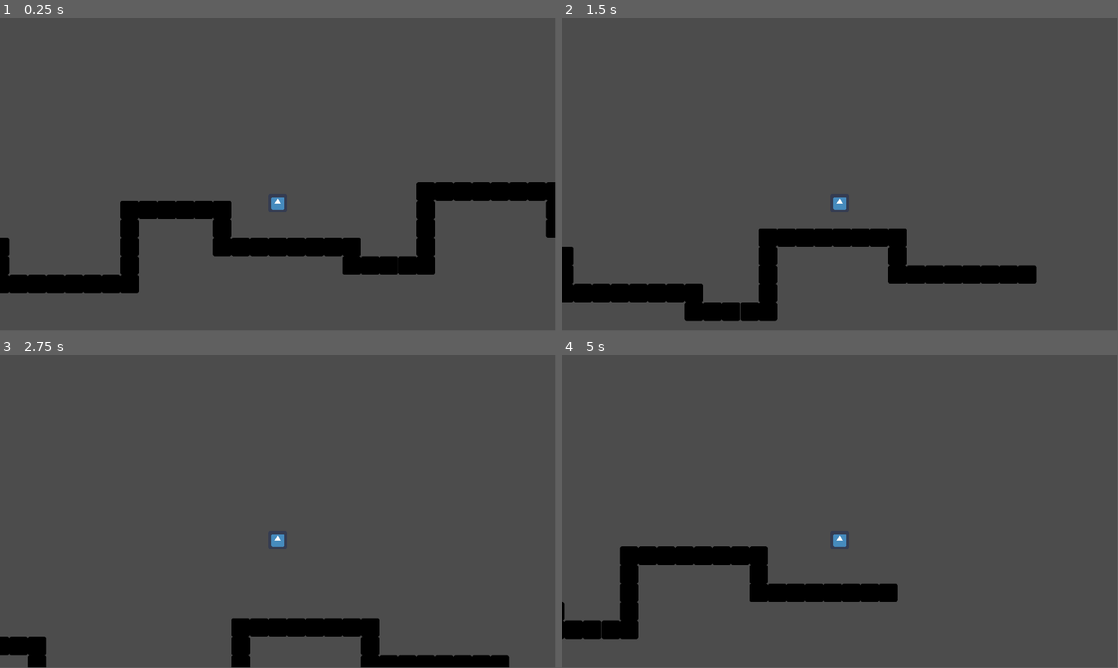
Above: before the commit, frames 1-4 (two rows, left to right).
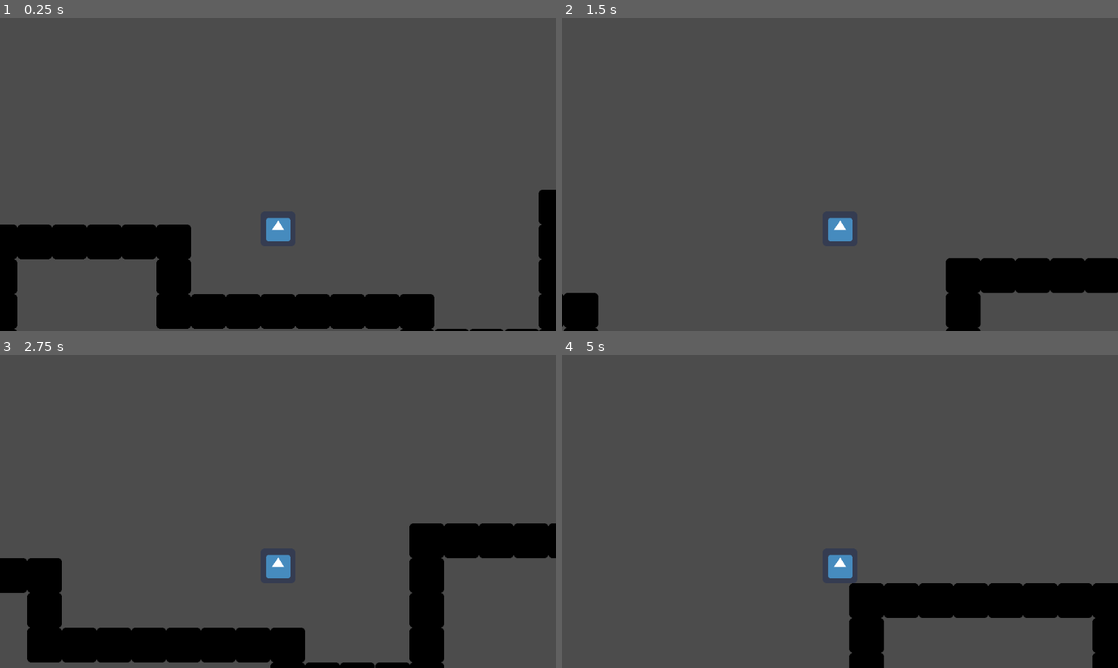
Above: after the commit, the same moments.

Repository: ThomasLalo/GameStuff
Game: Godot game, scene res://World.tscn
Same seed, same stepped clock (60 frames per second), same inputs: the game is played once before the commit and once after it. The engine's default icon, where the game draws it, is replaced by a stand-in: a white triangle on a blue panel in a dark square.
Inputs:
- Up to frame 1 (0.25 s): no input
- Up to frame 2 (1.5 s): hold Right (ui_right) from 0.53 s (still down); tap Up (ui_up) at 0.6, 0.77, 1.07, 1.35 s
- Up to frame 3 (2.75 s): tap Up (ui_up) at 1.52, 1.82, 2.1 s; release Right (ui_right) at 2.03 s; hold Left (ui_left) from 2.03 s (still down)
- Up to frame 4 (5 s): release Left (ui_left) at 2.78 s; hold Right (ui_right) 2.78-4.28 s; tap Up (ui_up) at 2.85, 3.02, 3.32, 3.6, 3.77, 4.07, 4.35, 4.52, 4.82 s; hold Left (ui_left) from 4.28 s (still down)
In our replay, the window is 799x449 before the commit and 800x450 after it. These sizes can differ from the game's own. Grey fills any space a smaller window leaves; there, only what the larger window draws over its background counts as a difference.

The runs differ from the first frame. In frame 1, 19% of the frame differs, in the area x 0-100%, y 52-100%; in frame 2, 9.5%; in frame 3, 15%; in frame 4, 11%.

Commit message:
double jump and run

Diff:
--- a/godotFiles/KinematicBody2D.gd
+++ b/godotFiles/KinematicBody2D.gd
@@ -2,23 +2,62 @@
 
 const UP = Vector2(0,-1)
 var motion = Vector2()
+var rightRunTimer = 0
+var leftRunTimer = 0
+var jumpFlag = true
 
 func _physics_process(delta):
 	motion.y += 20
 
-	if Input.is_action_pressed("ui_right"):
-		motion.x = 800
+	#move
+	if Input.is_action_pressed("ui_right") and rightRunTimer == 0:
+		motion.x = 300
+		if leftRunTimer > 0:
+			leftRunTimer -= 1
+	elif Input.is_action_pressed("ui_left") and leftRunTimer == 0:
+		motion.x = -300
+		if rightRunTimer > 0:
+			rightRunTimer -= 1
 
-	elif Input.is_action_pressed("ui_left"):
-		motion.x = -800
+	#run
+	elif Input.is_action_pressed("ui_right") and rightRunTimer > 1:
+		motion.x = 600
+		rightRunTimer = 2
+		if leftRunTimer > 0:
+			leftRunTimer -= 1
+	elif Input.is_action_pressed("ui_left") and leftRunTimer > 1:
+		motion.x = -600
+		leftRunTimer = 2
+		if rightRunTimer > 0:
+			rightRunTimer -= 1
 
+	#idle
 	else:
 		motion.x = 0
+		if leftRunTimer > 0:
+			leftRunTimer -= 1
+		if rightRunTimer > 0:
+			rightRunTimer -= 1
 
+	#timer management
+	if Input.is_action_just_released("ui_right") and rightRunTimer == 0:
+		rightRunTimer = 10
+	if Input.is_action_just_released("ui_left") and leftRunTimer == 0:
+		leftRunTimer = 10
+
+	#jump
 	if is_on_floor():
+		jumpFlag = true
 		if Input.is_action_just_pressed("ui_up"):
-			motion.y = -800
+			motion.y = -600
 
+
+	#double jump
+	if not is_on_floor():
+		if Input.is_action_just_pressed("ui_up") and jumpFlag == true:
+			motion.y = -600
+			jumpFlag = false
+
+	#updates movement in frame, as well as reseting gravity
 	motion = move_and_slide(motion, UP)
-
 	pass
--- a/godotFiles/World.tscn
+++ b/godotFiles/World.tscn
@@ -12,7 +12,6 @@
 [node name="World" type="Node"]
 
 [node name="KinematicBody2D" type="KinematicBody2D" parent="."]
-editor/display_folded = true
 position = Vector2( 928, 448 )
 script = ExtResource( 1 )
 __meta__ = {
--- a/godotFiles/project.godot
+++ b/godotFiles/project.godot
@@ -23,6 +23,8 @@
 
 window/size/width=1920
 window/size/height=1080
+window/size/test_width=1024
+window/size/test_height=576
 window/stretch/aspect="keep"
 
 [rendering]
